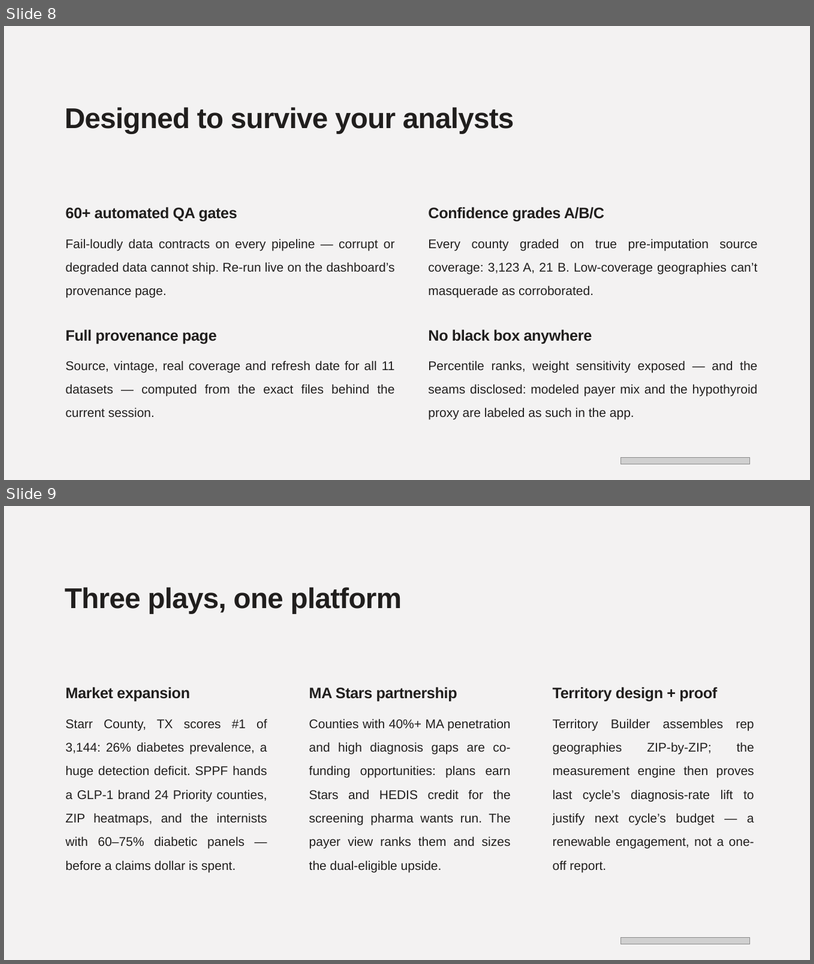
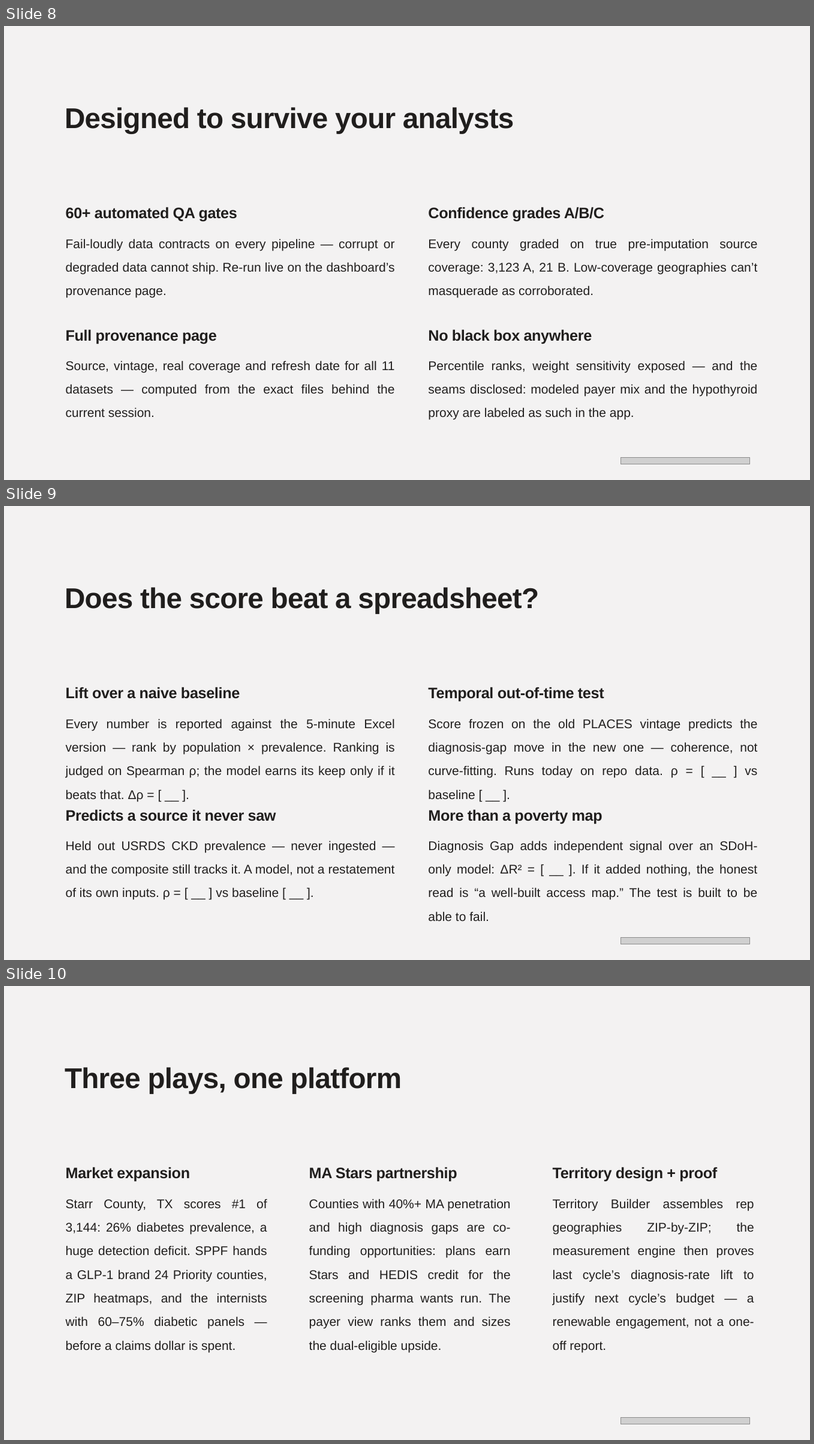
Before and after one commit to zorawar91/silent-patient-pool-finder, a slide deck: Silent_Patient_Pool_Finder.pptx. Shown one above the other, each under a label of ours: slides 8 and 9 before the commit, slides 8, 9 and 10 after it. The pictures are 814x964 and 814x1444 pixels, drawn with LibreOffice and Linux fonts; fonts in the diff are those of the drawing; grey boxes stand for pictures. Boxes give left, top, right and bottom in pixels: in the first picture for what was removed or moved away, otherwise in the second. Text is boxed around its words. In the diff, an @@ line names an element or a change of style, - is before the commit and + after.

```diff
--- a/Silent_Patient_Pool_Finder.pptx
+++ b/Silent_Patient_Pool_Finder.pptx
@@ slide 9 added at [4,506,810,960], background #F3F2F2 @@
@@ text added at [65,587,539,613], 51 pt, text #201E1D, bold @@
+Does the score beat a spreadsheet?
@@ text added at [66,687,240,699], 27 pt, text #201E1D, bold @@
+Lift over a naive baseline
@@ text added at [428,687,605,702], 27 pt, text #201E1D, bold @@
+Temporal out-of-time test
@@ text added at [66,718,395,801], 22.5 pt, text #201E1D @@
+Every number is reported against the 5-minute Excel version — rank by population × prevalence. Ranking is judged on Spearman ρ; the model earns its keep only if it beats that. Δρ = [ __ ].
@@ text added at [428,718,758,799], 22.5 pt, text #201E1D @@
+Score frozen on the old PLACES vintage predicts the diagnosis-gap move in the new one — coherence, not curve-fitting. Runs today on repo data. ρ = [ __ ] vs baseline [ __ ].
@@ text added at [66,809,276,821], 27 pt, text #201E1D, bold @@
+Predicts a source it never saw
@@ text added at [428,809,603,823], 27 pt, text #201E1D, bold @@
+More than a poverty map
@@ text added at [66,840,395,900], 22.5 pt, text #201E1D @@
+Held out USRDS CKD prevalence — never ingested — and the composite still tracks it. A model, not a restatement of its own inputs. ρ = [ __ ] vs baseline [ __ ].
@@ text added at [428,840,758,921], 22.5 pt, text #201E1D @@
+Diagnosis Gap adds independent signal over an SDoH-only model: ΔR² = [ __ ]. If it added nothing, the honest read is “a well-built access map.” The test is built to be able to fail.
@@ picture added at [621,937,750,944] @@
@@ what was slide 9 is now slide 10 @@
```
Also in this commit, not shown: 1 other slide added, 45 other files.
